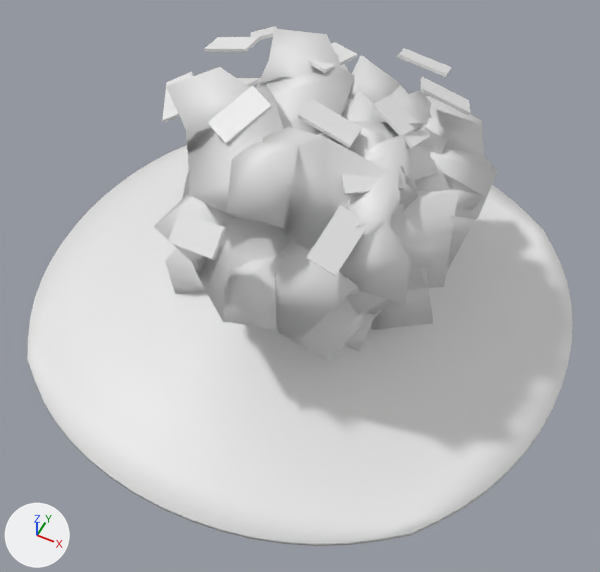
An edit to the FBX model Assets/Models/Sage ball.fbx, drawn before and after from the same camera.
One viewpoint serves both versions: a 50 mm lens placed at (0.856, -1.737, 2.187), pointed at (0.083, -0.191, 0.254). Lighting does not change. The marker at lower left points along +X, +Y and +Z. Where no turn or scale is listed for an object, it has been applied to the vertices.
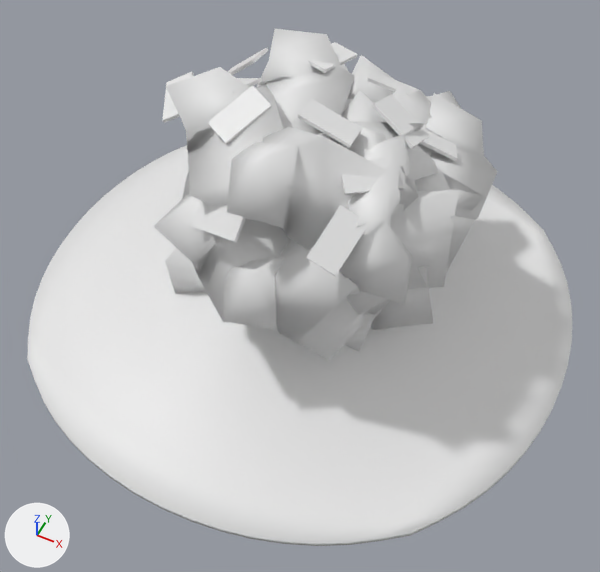
Where the newer file only moved an object's origin or applied its transform, the numbers keep the older frame.

What differs and where, as boxes (x1, y1, x2, y2) in the pictures (600 x 572 px; the box of a moved part takes in the faces that stretch with it):
```json
{"object": "Plane", "change": "reshaped", "before": [162, 26, 471, 276], "after": [162, 42, 457, 276], "on screen": "6% shorter"}
{"part": 1, "of": "me_plane_002", "change": "moved or reshaped", "before": [251, 26, 277, 40], "on screen": "not visible afterwards"}
{"part": 2, "of": "me_plane_002", "change": "moved or reshaped", "before": [397, 48, 452, 77], "after": [367, 72, 419, 95]}
{"part": 3, "of": "me_plane_002", "change": "moved or reshaped", "before": [204, 37, 260, 52], "after": [228, 48, 268, 75]}
{"part": 4, "of": "me_plane_002", "change": "moved or reshaped", "before": [421, 77, 471, 116], "after": [420, 129, 457, 161]}
{"part": 5, "of": "me_plane_002", "change": "moved or reshaped", "before": [168, 212, 226, 260], "after": [191, 201, 246, 242]}
```

Scene script edits in JSON lines:
```json
{"block": "me_plane_002", "where": "me_plane_002.from_pydata(...)  # 104 vertices, 78 faces; spans x -0.119..0.726, y -0.887..0.087, z -0.096..0.14"}
{"block": "me_plane_002", "where": "# used by ob_plane; location = (-0.307, 0.333, 0.741)"}
{"block": "me_plane_002", "change": "me_plane_002 part 1: the loose piece of 8 vertices spanning x -0.072..0.072, y -0.087..0.087, z -0.044..0.044 is moved by (0.126, 0.0, 0.0)"}
{"block": "me_plane_002", "change": "me_plane_002 part 2: the loose piece of 8 vertices spanning x 0.445..0.611, y -0.009..0.083, z -0.004..0.061 is moved by (-0.089, 0.0, -0.11)"}
{"block": "me_plane_002", "change": "me_plane_002 part 3: the loose piece of 8 vertices spanning x -0.119..0.036, y -0.176..-0.088, z -0.005..0.053 is turned -24.4 degrees about the y axis through its middle, then moved by (0.086, -0.082, 0.0)"}
{"block": "me_plane_002", "change": "me_plane_002 part 4: the loose piece of 8 vertices spanning x 0.554..0.726, y -0.148..-0.026, z -0.023..0.066 is moved by (0.007, -0.095, -0.094)"}
{"block": "me_plane_002", "change": "me_plane_002 part 5: the loose piece of 8 vertices spanning x 0.175..0.329, y -0.887..-0.786, z -0.096..-0.003 is moved by (0.0, 0.108, -0.036)"}
```
